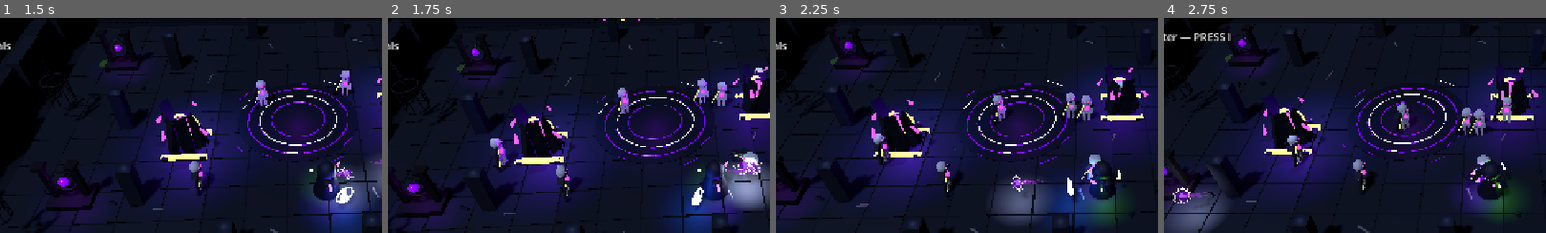
Above: before the commit, frames 1-4 (left to right).
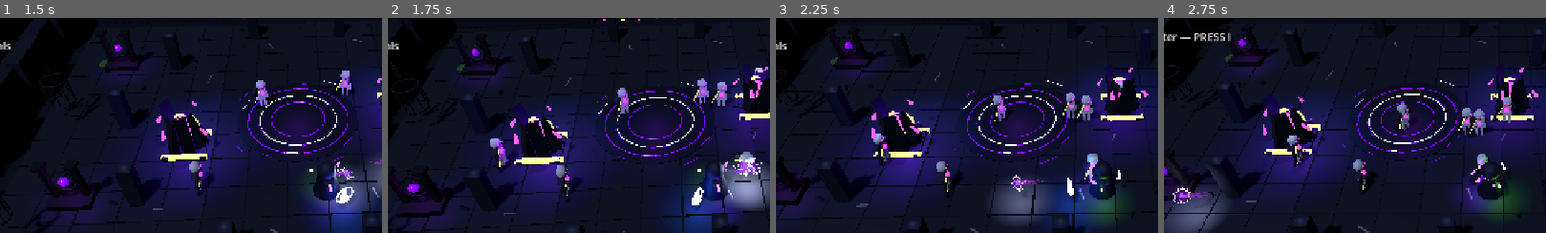
Above: after the commit, the same moments.

Repository: D3MISEarch/ABYSSFALL
Game: Godot game, scene res://main.tscn
Two runs of this game, one before a commit and one after it. Both use one fixed random seed, a clock stepped at 60 frames per second and the inputs below.
Inputs (mouse positions are % of the whole screen's width and height, from its top left):
- Up to frame 1 (1.5 s): click "VOID WARLOCK Master of the Hu…" at 0.5 s; tap Enter (ui_accept) at 1.25 s; move the mouse to (72, 45) at 1.27 s; press the mouse at (72, 45) at 1.28 s; hold D (move_right) from 1.28 s (still down)
- Up to frame 2 (1.75 s): keep holding D (move_right); tap Enter (ui_accept) at 1.52 s
- Up to frame 3 (2.25 s): release D (move_right) at 2 s; release the mouse at (72, 45) at 2 s; drag from (30, 55) to (45, 70) at 2.02 s
- Up to frame 4 (2.75 s): no input
The pictures show only the part of the screen within x 7-57%, y 14-64%; the shares and areas given below are measured in that part.

Frame 1 is identical in both runs. In frame 2, 0.4% of the frame differs, in the area x 90-98%, y 60-74%; in frame 3, 0.2%; in frame 4, 0.2%.

Commit message:
fix: restore interrupted impact feedback

Diff:
--- a/scripts/impact_feedback.gd
+++ b/scripts/impact_feedback.gd
@@ -14,6 +14,7 @@
 var _elapsed := 0.0
 var _mode: StringName = &"contact"
 var _lethal := false
+var _contact_active := true
 
 
 static func reaction_profile(tier: StringName, primary_hit: bool) -> Dictionary:
@@ -58,6 +59,8 @@
 		return null
 	var existing := visual_root.get_node_or_null("VoidbringerImpactFeedback") as ImpactFeedback
 	if is_instance_valid(existing):
+		existing.cancel_and_restore()
+		visual_root.remove_child(existing)
 		existing.queue_free()
 	var feedback := ImpactFeedback.new()
 	feedback.name = "VoidbringerImpactFeedback"
@@ -102,6 +105,18 @@
 	_build_contact_visual(primary_hit)
 
 
+func cancel_and_restore() -> void:
+	if _mode != &"contact" or not _contact_active:
+		return
+	_contact_active = false
+	if is_instance_valid(_visual_root):
+		_visual_root.position = _base_position
+		_visual_root.scale = _base_scale
+		_visual_root.rotation_degrees = _base_rotation
+	_visual_root = null
+	set_process(false)
+
+
 func _configure_death(tier: StringName) -> void:
 	_mode = &"death"
 	_profile = reaction_profile(tier, true)
@@ -117,6 +132,8 @@
 
 
 func _process_contact() -> void:
+	if not _contact_active:
+		return
 	if not is_instance_valid(_visual_root):
 		queue_free()
 		return
--- a/tests/test_voidbringer_impact_feedback.gd
+++ b/tests/test_voidbringer_impact_feedback.gd
@@ -26,6 +26,7 @@
 	await process_frame
 	await _test_void_bolt_collision_and_contact(host)
 	await _test_presentation_boundary_and_profiles(host)
+	await _test_interrupted_contact_restoration(host)
 	await _test_lethal_feedback_cleanup(host)
 	await _test_soul_and_corruption_payoff(host)
 	host.queue_free()
@@ -161,6 +162,77 @@
 	)
 
 
+func _test_interrupted_contact_restoration(host: Node3D) -> void:
+	var enemy: Variant = await _spawn_enemy(host, SKELETON_SCRIPT, "InterruptedReactionTarget", Vector3(11.0, 0.0, 0.0))
+	var visual_root: Node3D = enemy.get("visual_root")
+	var original_position: Vector3 = visual_root.position
+	var original_scale: Vector3 = visual_root.scale
+	var original_rotation: Vector3 = visual_root.rotation_degrees
+	var enemy_position: Vector3 = enemy.global_position
+	var collision_before := _collision_snapshot(enemy)
+	var health_before := int(enemy.health)
+
+	enemy.present_void_bolt_impact(Vector3.FORWARD, true, false)
+	var canceled_feedback := visual_root.get_node_or_null("VoidbringerImpactFeedback") as ImpactFeedback
+	_expect(canceled_feedback != null, "Primary contact should create interruptible impact feedback.")
+	if canceled_feedback != null:
+		canceled_feedback._process(0.08)
+	_expect(
+		visual_root.position != original_position
+			or visual_root.scale != original_scale
+			or visual_root.rotation_degrees != original_rotation,
+		"Contact feedback should visibly deform the decorative visual root before interruption."
+	)
+
+	enemy.present_void_bolt_impact(Vector3.RIGHT, true, false)
+	var replacement_feedback := visual_root.get_node_or_null("VoidbringerImpactFeedback") as ImpactFeedback
+	_expect(
+		_count_nodes_named(visual_root, "VoidbringerImpactFeedback") == 1,
+		"Interrupted contact must leave exactly one active feedback child."
+	)
+	_expect(
+		replacement_feedback != null and replacement_feedback != canceled_feedback,
+		"Interrupted contact must replace the canceled feedback instance."
+	)
+	if replacement_feedback != null:
+		replacement_feedback._process(0.06)
+	var replacement_position: Vector3 = visual_root.position
+	var replacement_scale: Vector3 = visual_root.scale
+	var replacement_rotation: Vector3 = visual_root.rotation_degrees
+	if canceled_feedback != null:
+		canceled_feedback._process(0.24)
+	_expect(visual_root.position == replacement_position, "Canceled feedback must not write position after replacement begins.")
+	_expect(visual_root.scale == replacement_scale, "Canceled feedback must not write scale after replacement begins.")
+	_expect(visual_root.rotation_degrees == replacement_rotation, "Canceled feedback must not write rotation after replacement begins.")
+
+	for direction in [Vector3.LEFT, Vector3.BACK, Vector3.RIGHT]:
+		enemy.present_void_bolt_impact(direction, true, false)
+		_expect(
+			_count_nodes_named(visual_root, "VoidbringerImpactFeedback") == 1,
+			"Repeated interruptions must keep one active feedback child."
+		)
+		var active_feedback := visual_root.get_node_or_null("VoidbringerImpactFeedback") as ImpactFeedback
+		_expect(active_feedback != null, "Repeated interruptions must preserve a replacement feedback instance.")
+		if active_feedback != null:
+			active_feedback._process(0.06)
+
+	var final_feedback := visual_root.get_node_or_null("VoidbringerImpactFeedback") as ImpactFeedback
+	_expect(final_feedback != null, "Final interrupted contact should remain available for cleanup.")
+	if final_feedback != null:
+		final_feedback._process(1.0)
+	await process_frame
+	_expect(
+		_count_nodes_named(visual_root, "VoidbringerImpactFeedback") == 0,
+		"Completed replacement feedback should clean itself up."
+	)
+	_expect(visual_root.position == original_position, "Interrupted contact feedback must restore the exact original visual position.")
+	_expect(visual_root.scale == original_scale, "Interrupted contact feedback must restore the exact original visual scale.")
+	_expect(visual_root.rotation_degrees == original_rotation, "Interrupted contact feedback must restore the exact original visual rotation.")
+	_expect(enemy.global_position == enemy_position, "Interrupted presentation feedback must not move the authoritative enemy body.")
+	_expect(_collision_snapshot(enemy) == collision_before, "Interrupted presentation feedback must not alter collision state.")
+	_expect(int(enemy.health) == health_before, "Interrupted presentation feedback must not alter enemy health.")
+
+
 func _test_lethal_feedback_cleanup(host: Node3D) -> void:
 	var lethal_target: Variant = await _spawn_enemy(host, SKELETON_SCRIPT, "LethalTarget", Vector3(0.0, 0.0, 5.0))
 	lethal_target.set("health", 18)
